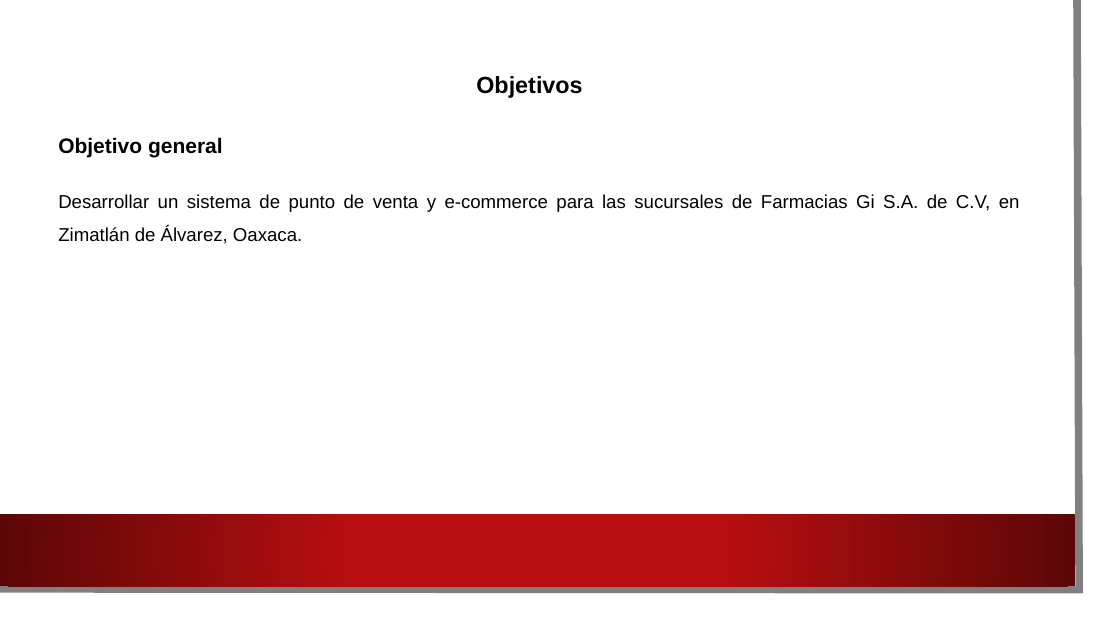
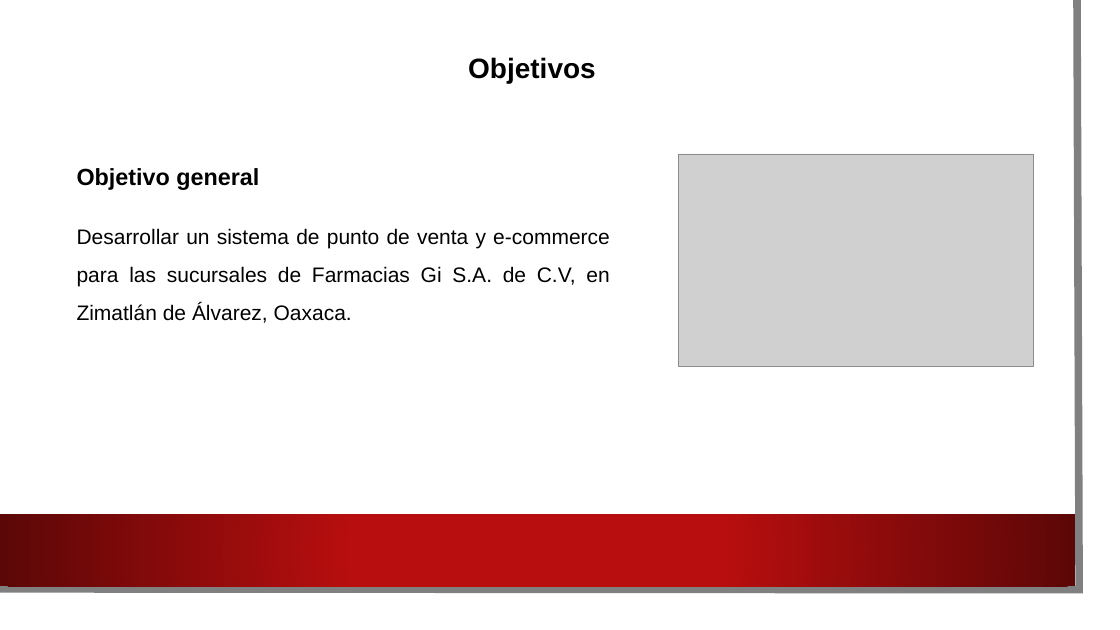
Before and after one commit to HeberZabdiel/FarmaciaGiDocumentos, a slide deck: slide 4 of Presentacion asesor uno.pptx (slide 5 before the commit). Drawn at 1120x630 pixels with LibreOffice and Linux fonts; fonts in the diff are those of the drawing; grey boxes stand for pictures; background and template pictures are left out. Boxes give left, top, right and bottom in pixels: in the first picture for what was removed or moved away, otherwise in the second. Text is boxed around its words. In the diff, an @@ line names an element or a change of style, - is before the commit and + after.

```diff
--- a/Presentacion asesor uno.pptx
+++ b/Presentacion asesor uno.pptx
@@ text added at (468,57,596,83), 24 pt, text #000000, bold @@
+Objetivos
@@ text "Objetivo general": place and size @@
-text "Objetivo general" at (58,76,1020,244)
+text "Objetivo general" at (77,168,610,323)
@@ text "Objetivo general" at (77,168,610,323): size 18 to 20 pt in "Objetivo general"; size 16 to 18 pt in "Desarrollar un sistema de punto de venta ..."; alignment justified to left @@
@@ text at (476,76,582,98): paragraph removed @@
-Objetivos
@@ picture added at (678,154,1033,366) @@
```
Also in this commit, not shown: 7 other slides changed, 1 slide removed.
